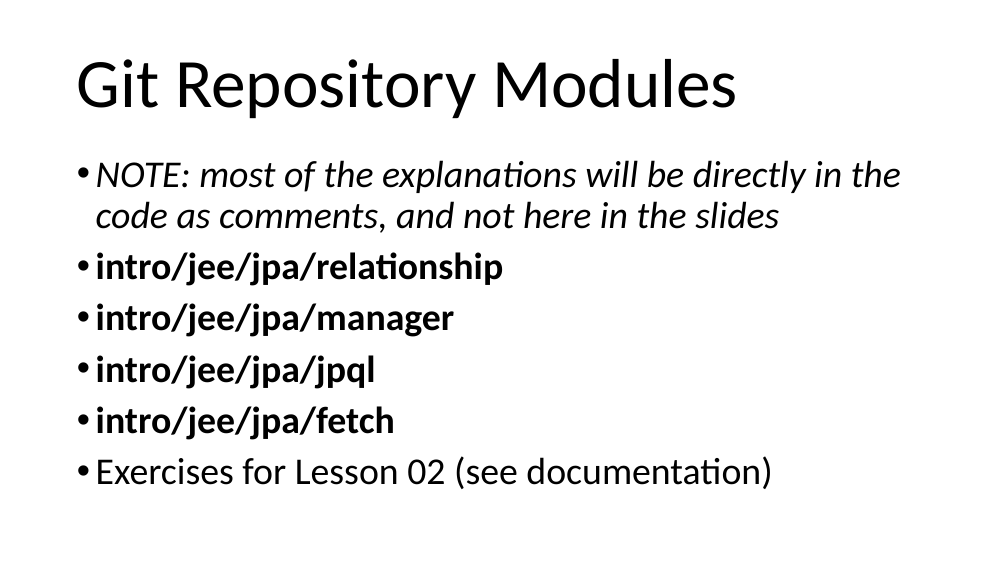
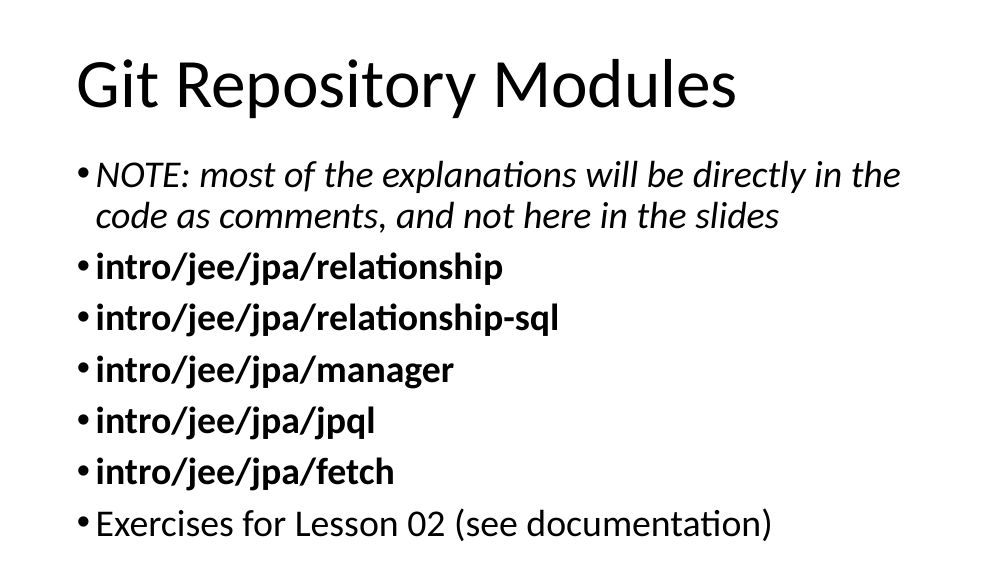
Before and after one commit to arcuri82/testing_security_development_enterprise_systems, a slide deck: slide 8 of doc/intro/slides/lesson_02_jpa.pptx. Drawn at 1008x567 pixels with LibreOffice and Linux fonts; fonts in the diff are those of the drawing. Boxes give left, top, right and bottom in pixels: in the first picture for what was removed or moved away, otherwise in the second. Text is boxed around its words. In the diff, an @@ line names an element or a change of style, - is before the commit and + after.

Commit message:
new example for SQL tables for data relationships

```diff
--- a/doc/intro/slides/lesson_02_jpa.pptx
+++ b/doc/intro/slides/lesson_02_jpa.pptx
@@ text at (x1=96, y1=303, x2=560, y2=337): paragraph added @@
+• intro/jee/jpa/relationship-sql
```
Also in this commit, not shown: 28 other files.
